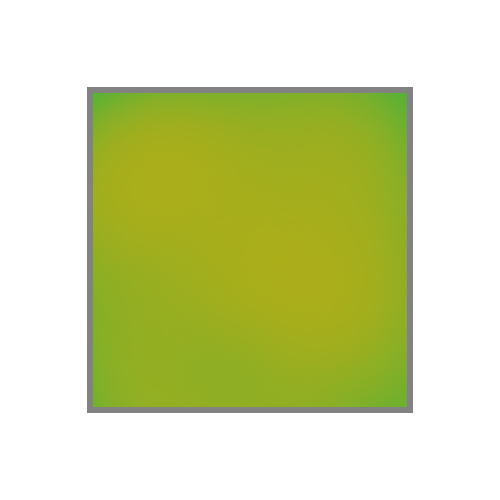
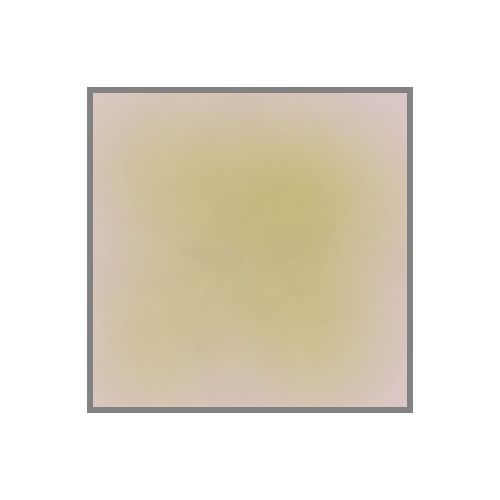
Layer changes from the first 500 × 500 image to the second:
painted on "Background" over [93, 93, 407, 407]
